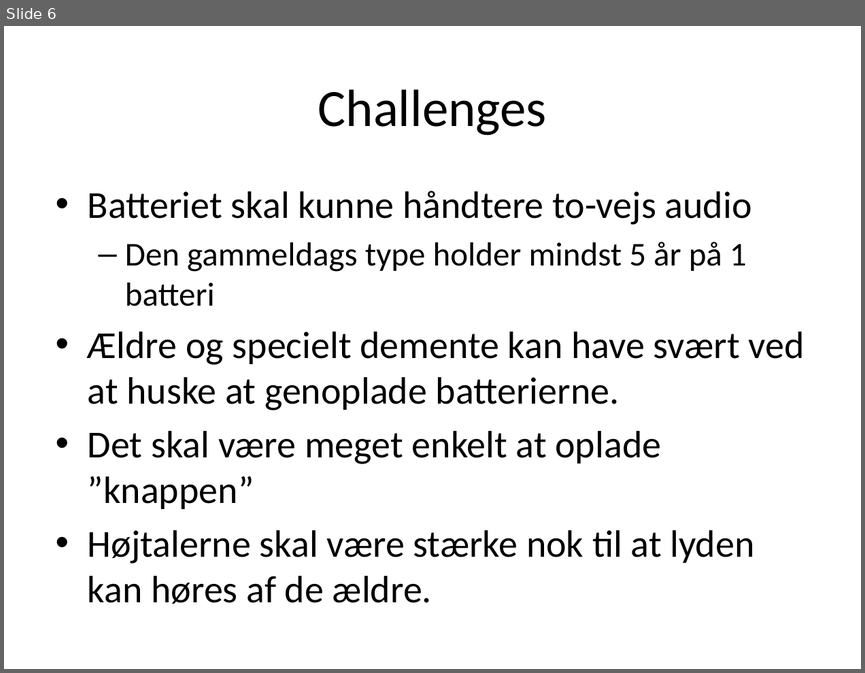
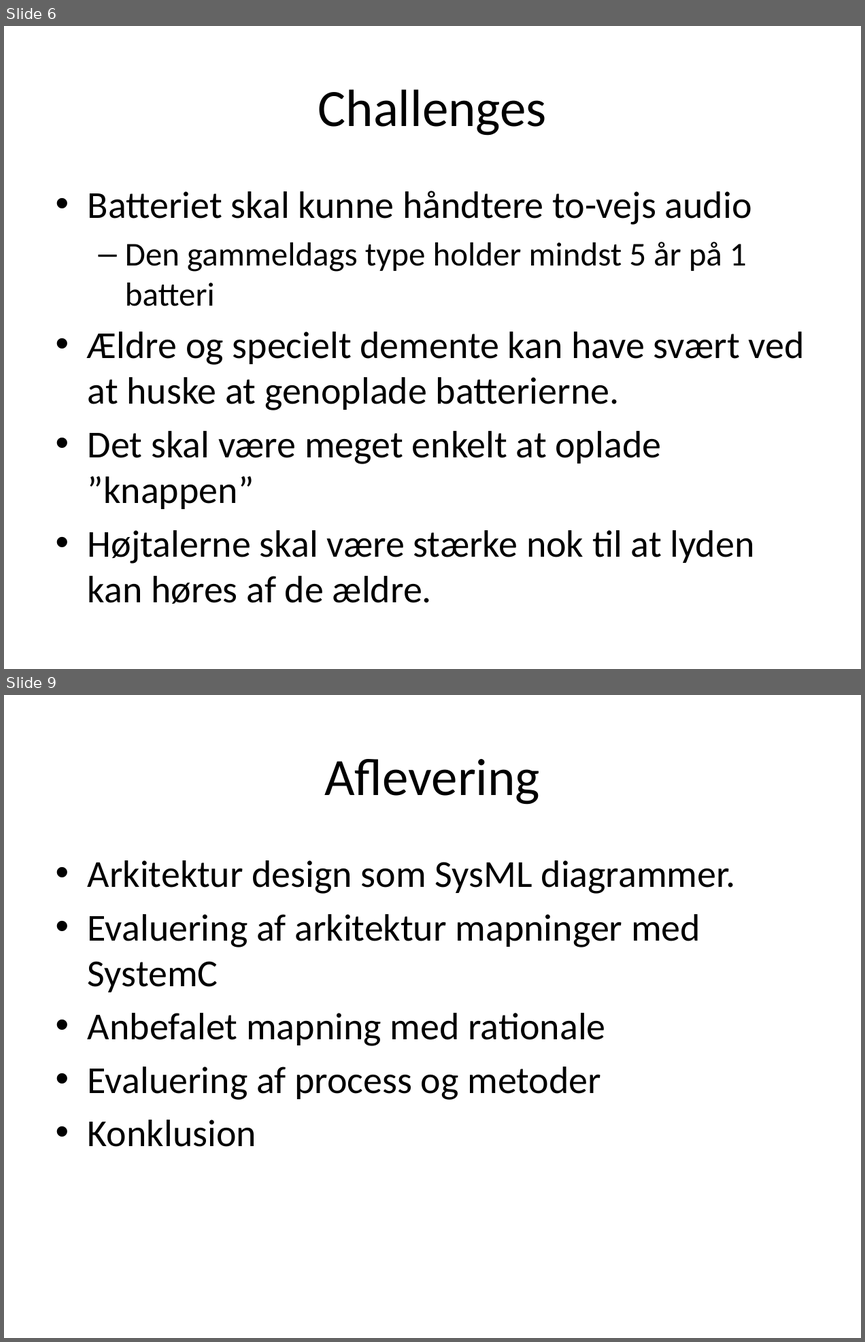
Before and after one commit to ahpoder/masterofit2009, a slide deck: syseng_hwco/proj/Artifact/Presentations/Presentation_11_02_11.pptx. Shown one above the other, each under a label of ours: slide 6 before the commit, slides 6 and 9 after it; the slides between them are not shown. The pictures are 865x673 and 865x1342 pixels, drawn with LibreOffice and Linux fonts; fonts in the diff are those of the drawing. Boxes give left, top, right and bottom in pixels: in the first picture for what was removed or moved away, otherwise in the second. Text is boxed around its words. In the diff, an @@ line names an element or a change of style, - is before the commit and + after.

```diff
--- a/syseng_hwco/proj/Artifact/Presentations/Presentation_11_02_11.pptx
+++ b/syseng_hwco/proj/Artifact/Presentations/Presentation_11_02_11.pptx
@@ slide 9 added at (4,695,861,1338), background #FFFFFF @@
@@ title added at (324,759,540,804), 44 pt, text #000000 @@
+Aflevering
@@ text added at (88,860,736,1147), 32 pt, text #000000 @@
+• Arkitektur design som SysML diagrammer.
+• Evaluering af arkitektur mapninger med SystemC
+• Anbefalet mapning med rationale
+• Evaluering af process og metoder
+• Konklusion
```
Also in this commit, not shown: 4 other slides added, 1 slide removed, 1 other file.
